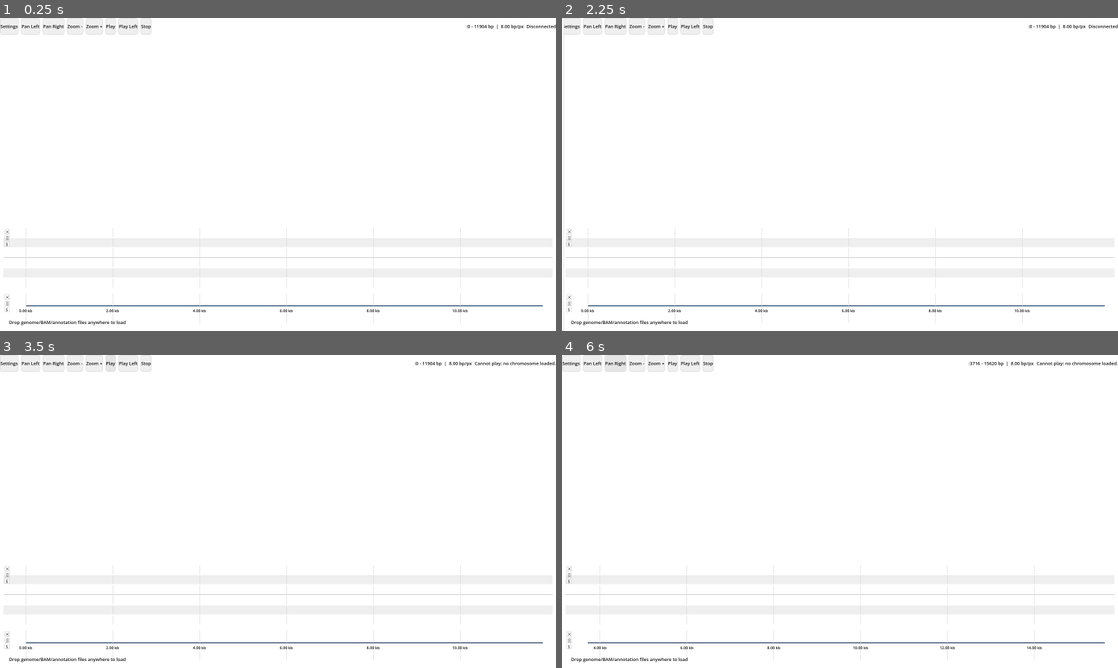
Above: before the commit, frames 1-4 (two rows, left to right).
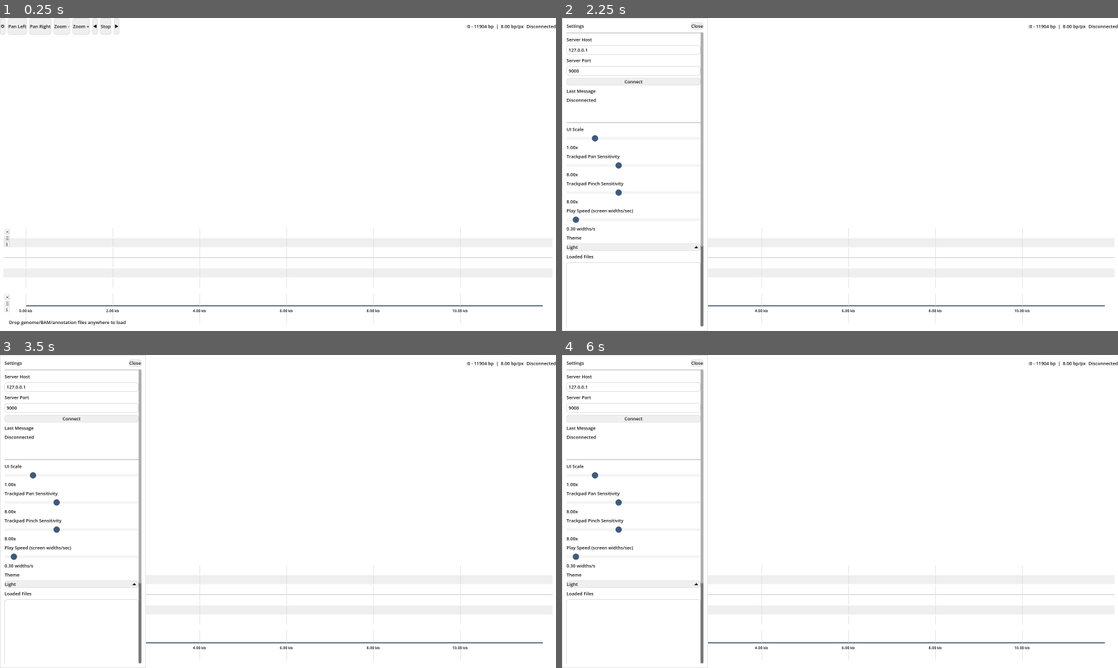
Above: after the commit, the same moments.

Repository: martinghunt/seqhiker
Game: Godot game, scene res://scenes/Main.tscn
The game is run twice, just before and just after one commit, with the same random seed, the same clock (stepped at 60 frames per second) and the same inputs.
Inputs:
- Up to frame 1 (0.25 s): no input
- Up to frame 2 (2.25 s): click "Settings" (after the commit: "C") at 0.5 s; click "Play Left" (after the commit: "B") at 1.25 s; click "Stop" at 2 s
- Up to frame 3 (3.5 s): click "Play" (after the commit: "A") at 2.75 s
- Up to frame 4 (6 s): click "Play" (after the commit: "A") at 3.5 s; click "Play Left" (after the commit: "B") at 4.25 s; click "Pan Left" at 5 s; click "Pan Right" at 5.75 s

The runs differ from the first frame. In frame 1, 0.3% of the frame differs, in the area x 0-28%, y 0-6%; in frame 2, 2.3%; in frame 3, 2.6%; in frame 4, 2.8%, in the area x 0-100%, y 0-100%.

Commit message:
Start making custom icons

Diff:
--- a/scenes/Main.tscn
+++ b/scenes/Main.tscn
@@ -1,6 +1,7 @@
-[gd_scene load_steps=3 format=3 uid="uid://b8x31srh18cqr"]
+[gd_scene load_steps=4 format=3 uid="uid://b8x31srh18cqr"]
 
 [ext_resource type="Script" uid="uid://blioyr3uu4r8n" path="res://scripts/main.gd" id="1_main"]
+[ext_resource type="FontFile" uid="uid://c7lxavioxfnbo" path="res://fonts/magrathea.ttf" id="2_0bbpv"]
 [ext_resource type="Script" uid="uid://d2jyou0mxekd6" path="res://scripts/genome_view.gd" id="2_view"]
 
 [node name="Main" type="Control"]
@@ -38,7 +39,9 @@
 
 [node name="SettingsToggleButton" type="Button" parent="Root/TopBar"]
 layout_mode = 2
-text = "Settings"
+tooltip_text = "Open settings"
+theme_override_fonts/font = ExtResource("2_0bbpv")
+text = "C"
 
 [node name="PanLeftButton" type="Button" parent="Root/TopBar"]
 layout_mode = 2
@@ -56,17 +59,21 @@
 layout_mode = 2
 text = "Zoom +"
 
+[node name="PlayLeftButton" type="Button" parent="Root/TopBar"]
+layout_mode = 2
+tooltip_text = "Play left"
+theme_override_fonts/font = ExtResource("2_0bbpv")
+text = "B"
+
+[node name="StopButton" type="Button" parent="Root/TopBar"]
+layout_mode = 2
+text = "Stop"
+
 [node name="PlayButton" type="Button" parent="Root/TopBar"]
 layout_mode = 2
-text = "Play"
-
-[node name="PlayLeftButton" type="Button" parent="Root/TopBar"]
-layout_mode = 2
-text = "Play Left"
-
-[node name="StopButton" type="Button" parent="Root/TopBar"]
-layout_mode = 2
-text = "Stop"
+tooltip_text = "Play right"
+theme_override_fonts/font = ExtResource("2_0bbpv")
+text = "A"
 
 [node name="Spacer" type="Control" parent="Root/TopBar"]
 layout_mode = 2
--- a/scripts/main.gd
+++ b/scripts/main.gd
@@ -158,7 +158,6 @@
 		get_window().files_dropped.connect(_on_files_dropped)
 
 func _initialize_settings_panel() -> void:
-	settings_toggle_button.text = "Settings"
 	_set_status("Disconnected")
 	_slide_settings(false, false)
 	_slide_feature_panel(false, false)
@@ -257,14 +256,12 @@
 
 func _toggle_settings() -> void:
 	_settings_open = not _settings_open
-	settings_toggle_button.text = "Close" if _settings_open else "Settings"
 	_slide_settings(_settings_open, true)
 	if not _settings_open:
 		_save_config()
 
 func _close_settings() -> void:
 	_settings_open = false
-	settings_toggle_button.text = "Settings"
 	_slide_settings(false, true)
 	_save_config()
 
Binary file added: fonts/magrathea.ttf
Not shown, added: fonts/magrathea.ttf.import
Not shown, added: fonts/magrathea.sfd
